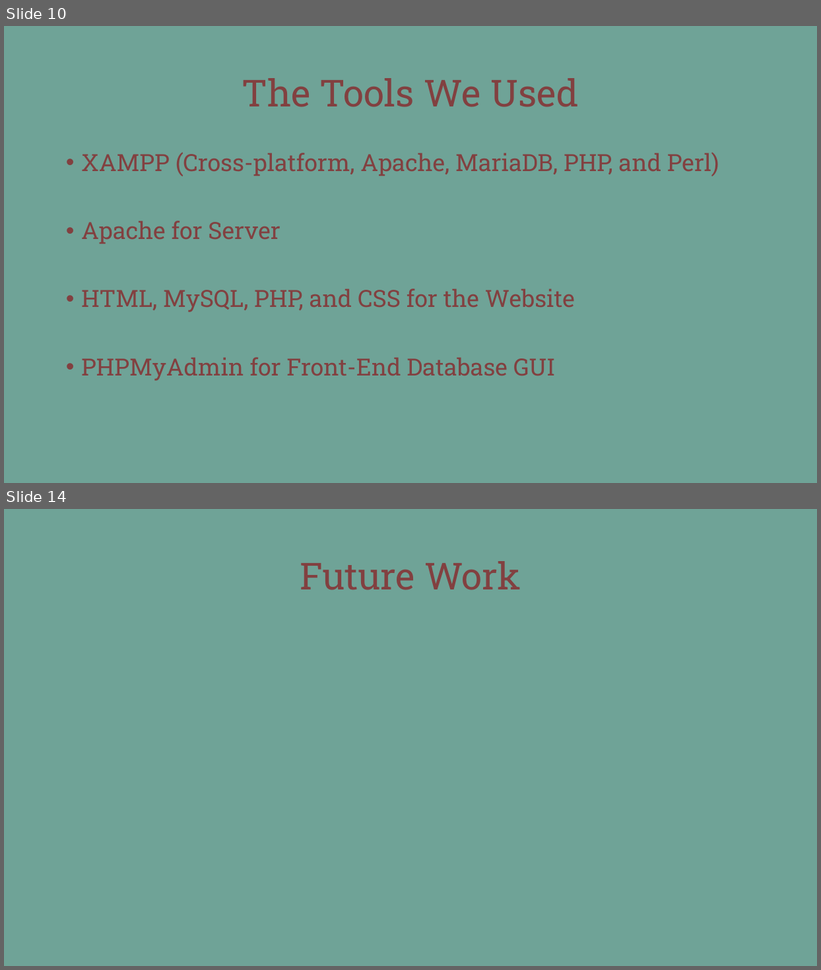
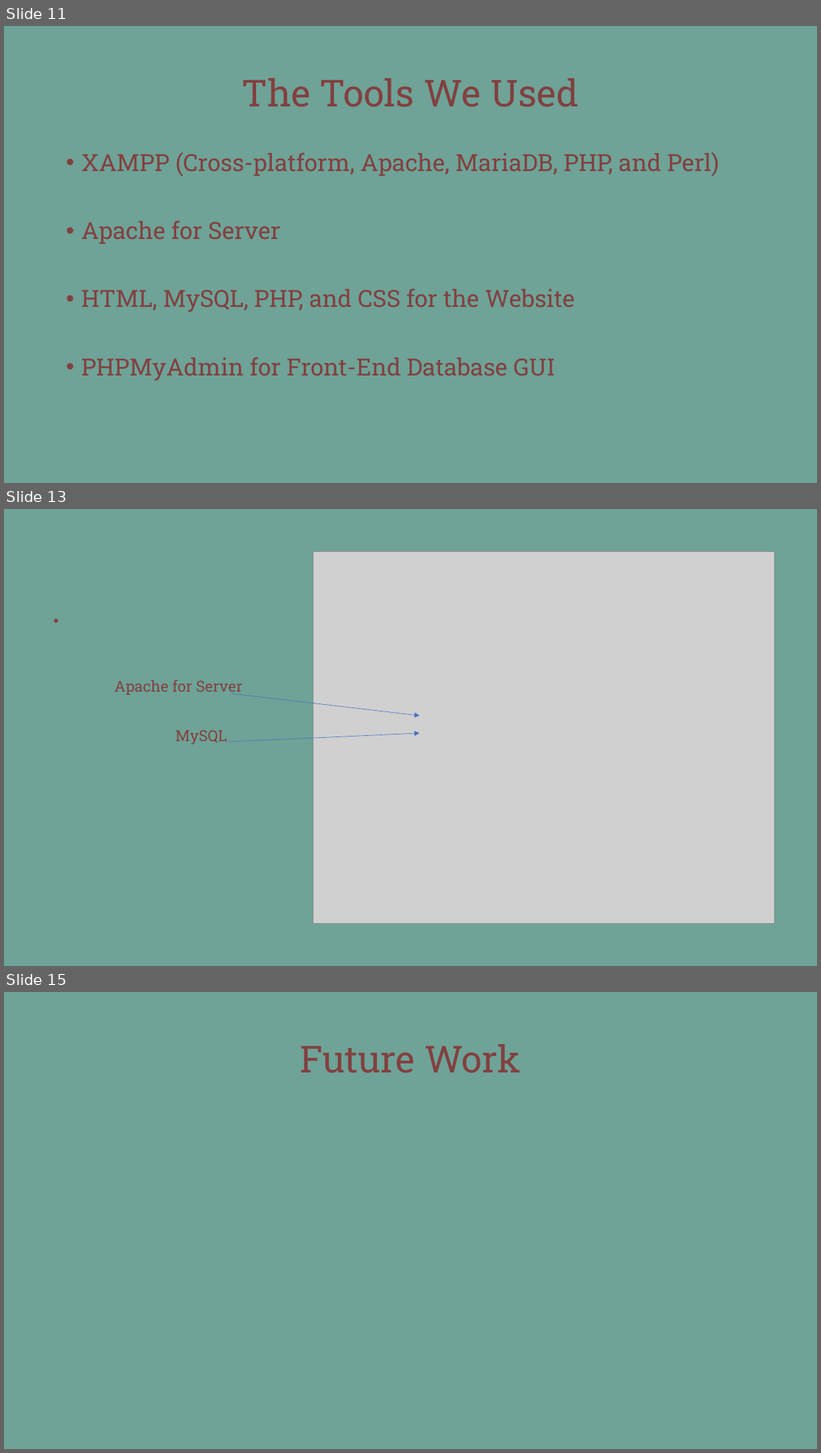
Before and after one commit to Su-Tangnu/NotifyMe, a slide deck: NotifyMe.pptx. Shown one above the other, each under a label of ours: slides 10 and 14 before the commit, slides 11, 13 and 15 after it; the slides between them are not shown. The pictures are 821x970 and 821x1453 pixels, drawn with LibreOffice and Linux fonts; fonts in the diff are those of the drawing; grey boxes stand for pictures. Boxes give left, top, right and bottom in pixels: in the first picture for what was removed or moved away, otherwise in the second. Text is boxed around its words. In the diff, an @@ line names an element or a change of style, - is before the commit and + after.

```diff
--- a/NotifyMe.pptx
+++ b/NotifyMe.pptx
@@ slide 13 added at [4, 509, 817, 966], background #6FA397 @@
@@ picture added at [314, 552, 774, 923] @@
@@ text added at [114, 680, 242, 745], 18 pt, text #824040 @@
+• Apache for Server
+  MySQL
@@ arrow added from (231, 694) to (419, 716), #4472C4 0.5 pt @@
@@ arrow added from (226, 742) to (419, 733), #4472C4 0.5 pt @@
@@ what was slide 10 is now slide 11 @@
@@ what was slide 14 is now slide 15 @@
```
Also in this commit, not shown: 10 slides changed, 1 other slide added, 1 slide removed.
